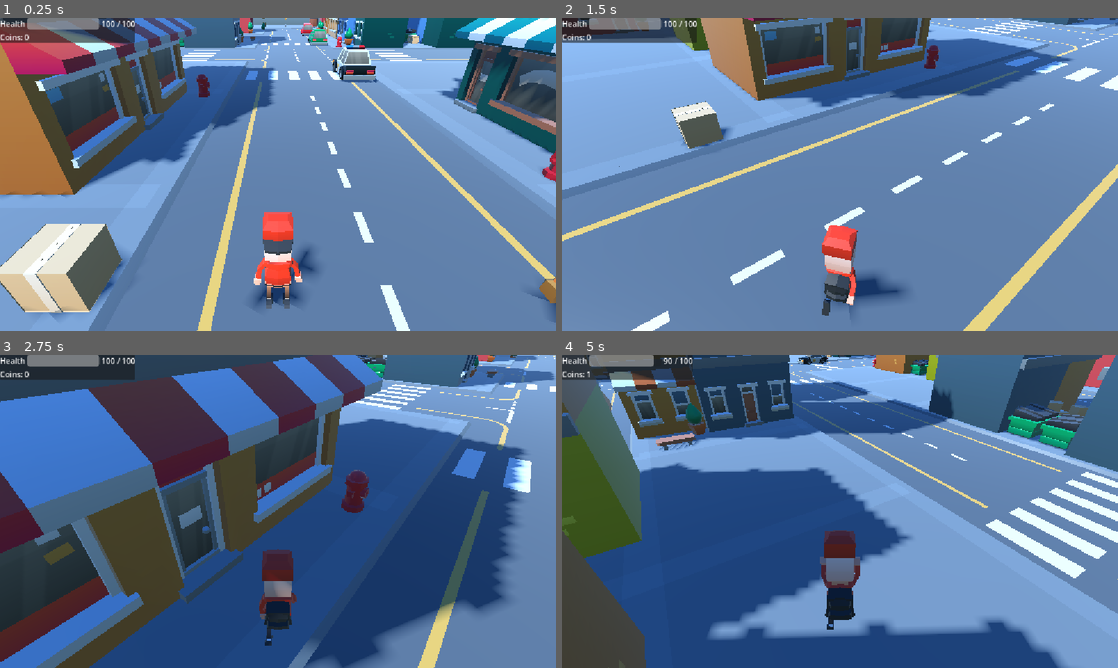
Above: before the commit, frames 1-4 (two rows, left to right).
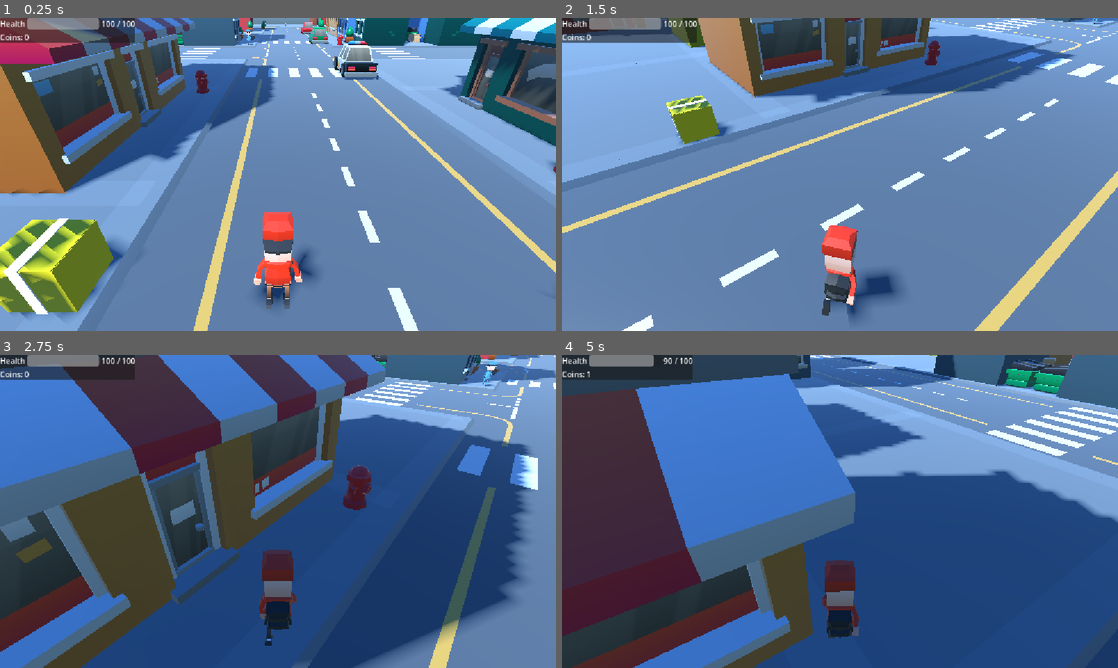
Above: after the commit, the same moments.

Repository: taallamxyz/Game
Game: Godot game, scene res://Scenes/Demo.tscn
The game is run twice, just before and just after one commit, with the same random seed, the same clock (stepped at 60 frames per second) and the same inputs.
Inputs (mouse positions are in pixels of both pictures, inside the frame that each line leads up to):
- Up to frame 1 (0.25 s): no input
- Up to frame 2 (1.5 s): tap Enter at 0.5 s; move the mouse to (962, 158) at 0.52 s; hold D (move_right) 0.53-1.28 s; hold E (interact) 0.53-1.28 s; click (962, 158) at 0.67 s; tap Space (jump) at 0.77 s; move the mouse to (812, 174) at 1.27 s; hold W (move_forward) from 1.28 s (still down); tap E (interact) at 1.35 s
- Up to frame 3 (2.75 s): keep holding W (move_forward); tap Space (jump) at 1.52 s; move the mouse to (289, 505) at 2.02 s; hold Shift (run) from 2.03 s (still down); tap E (interact) at 2.3 s
- Up to frame 4 (5 s): keep holding W (move_forward); move the mouse to (834, 517) at 2.77 s; release Shift (run) at 2.78 s; tap C (test_coin) at 2.85 s; tap Space (jump) at 3.02, 3.77, 4.52 s; tap E (interact) at 3.05, 3.8, 4.35 s; move the mouse to (878, 514) at 3.52 s; hold H (test_damage) 3.53-4.28 s; move the mouse to (795, 508) at 4.27 s

The runs differ from the first frame. In frame 1, 25% of the frame differs, in the area x 0-100%, y 0-100%; in frame 2, 13%; in frame 3, 27%; in frame 4, 86%.
Error before the commit: Cannot call method 'rotate_y' on a null value. (res://Scripts/coin.gd:9)

Commit message:
policeman

Diff:
--- a/GodotProject/game/Scenes/Coin.tscn
+++ b/GodotProject/game/Scenes/Coin.tscn
@@ -1,7 +1,7 @@
 [gd_scene format=3]
 
 [ext_resource type="Script" path="res://Scripts/coin.gd" id="1_script"]
-[ext_resource type="PackedScene" uid="uid://qr803w5f8ck0" path="res://Models/Coin.blend" id="2_model"]
+[ext_resource type="PackedScene" path="res://Models/Coin.gltf" id="2_model"]
 
 [sub_resource type="SphereShape3D" id="SphereShape3D_coin"]
 radius = 0.14
--- a/GodotProject/game/Scenes/Demo.tscn
+++ b/GodotProject/game/Scenes/Demo.tscn
@@ -5,6 +5,7 @@
 [ext_resource type="PackedScene" uid="uid://dkmmp4akndagp" path="res://Scenes/TreasureBox.tscn" id="3_treasure"]
 [ext_resource type="PackedScene" path="res://Scenes/HUD.tscn" id="4_hud"]
 [ext_resource type="PackedScene" path="res://Scenes/Coin.tscn" id="5_coin"]
+[ext_resource type="PackedScene" uid="uid://budl2to76o480" path="res://Scenes/Policeman.tscn" id="6_policeman"]
 
 [sub_resource type="ProceduralSkyMaterial" id="ProceduralSkyMaterial_sky"]
 sky_top_color = Color(0.25, 0.5, 0.9, 1)
@@ -25,7 +26,7 @@
 [node name="Node3D" type="Node3D" unique_id=1204233141]
 
 [node name="World" parent="." unique_id=106018233 instance=ExtResource("1_0jree")]
-transform = Transform3D(1, 0, 0, 0, 1, 0, 0, 0, 1, -0.0023994446, -0.035277396, -0.014318466)
+transform = Transform3D(1, 0, 0, 0, 0.99999994, 0, 0, 0, 0.99999994, 0, 0, 0)
 
 [node name="WorldEnvironment" type="WorldEnvironment" parent="." unique_id=1321750440]
 environment = SubResource("Environment_sky")
@@ -37,15 +38,18 @@
 shadow_enabled = true
 
 [node name="Player" parent="." unique_id=18695575 instance=ExtResource("2_player")]
-transform = Transform3D(0.18, 0, 0, 0, 0.18, 0, 0, 0, 0.18, 9.620497, 0.05519271, 5.531396)
+transform = Transform3D(0.17, 0, 0, 0, 0.17, 0, 0, 0, 0.17, 9.620497, 0.05519271, 5.531396)
 WALK_SPEED = 1.0
 RUN_SPEED = 2.0
 JUMP_SPEED = 3.0
 
 [node name="TreasureBox" parent="." unique_id=485449976 instance=ExtResource("3_treasure")]
-transform = Transform3D(1, 0, 0, 0, 1, 0, 0, 0, 1, 8.938867, 0.06681737, 5.5)
+transform = Transform3D(1, 0, 0, 0, 1, 0, 0, 0, 1, 8.938867, 0.10230115, 5.5)
 
 [node name="HUD" parent="." unique_id=994765100 instance=ExtResource("4_hud")]
 
 [node name="Coin" parent="." unique_id=39741769 instance=ExtResource("5_coin")]
 transform = Transform3D(1, 0, 0, 0, 1, 0, 0, 0, 1, 12.028094, 0.25736976, 4.85686)
+
+[node name="Policeman" parent="." unique_id=1198129235 instance=ExtResource("6_policeman")]
+transform = Transform3D(0.2, 0, 0, 0, 0.2, 0, 0, 0, 0.2, 8.921674, 0.1, -1.1908708)
--- a/GodotProject/game/Scenes/HUD.tscn
+++ b/GodotProject/game/Scenes/HUD.tscn
@@ -32,7 +32,7 @@
 corner_radius_bottom_right = 5
 corner_radius_bottom_left = 5
 
-[node name="HUD" type="CanvasLayer"]
+[node name="HUD" type="CanvasLayer" groups=["hud"]]
 script = ExtResource("1_script")
 
 [node name="MarginContainer" type="MarginContainer" parent="."]
@@ -59,3 +59,31 @@
 
 [node name="CoinsLabel" type="Label" parent="MarginContainer/PanelContainer/MarginContainer/VBoxContainer"]
 text = "Coins: 0"
+
+[node name="DialoguePanel" type="PanelContainer" parent="."]
+visible = false
+anchors_preset = 10
+anchor_left = 0.15
+anchor_top = 0.72
+anchor_right = 0.85
+anchor_bottom = 0.92
+grow_horizontal = 2
+grow_vertical = 0
+mouse_filter = 2
+
+[node name="MarginContainer" type="MarginContainer" parent="DialoguePanel"]
+theme_override_constants/margin_left = 16
+theme_override_constants/margin_top = 12
+theme_override_constants/margin_right = 16
+theme_override_constants/margin_bottom = 12
+
+[node name="VBoxContainer" type="VBoxContainer" parent="DialoguePanel/MarginContainer"]
+theme_override_constants/separation = 8
+
+[node name="DialogueText" type="Label" parent="DialoguePanel/MarginContainer/VBoxContainer"]
+text = "Dialogue"
+autowrap_mode = 2
+
+[node name="DialogueHint" type="Label" parent="DialoguePanel/MarginContainer/VBoxContainer"]
+text = "Press E to continue"
+horizontal_alignment = 2
--- a/GodotProject/game/Scenes/Player.tscn
+++ b/GodotProject/game/Scenes/Player.tscn
@@ -1,7 +1,7 @@
 [gd_scene format=3 uid="uid://cxwsbrkx8u4lb"]
 
 [ext_resource type="Script" uid="uid://cdwietv85et" path="res://Scripts/player.gd" id="1_script"]
-[ext_resource type="PackedScene" uid="uid://ivmfibex8hx3" path="res://Models/Hero1.glb" id="2_hero"]
+[ext_resource type="PackedScene" path="res://Models/Hero1.gltf" id="2_hero"]
 
 [sub_resource type="CapsuleShape3D" id="CapsuleShape3D_player"]
 height = 1.7909371
--- /dev/null
+++ b/GodotProject/game/Scenes/Policeman.tscn
@@ -0,0 +1,35 @@
+[gd_scene format=3 uid="uid://budl2to76o480"]
+
+[ext_resource type="Script" uid="uid://csalb4ry0ah01" path="res://Scripts/policeman.gd" id="1_script"]
+[ext_resource type="PackedScene" uid="uid://c43afpo2vytas" path="res://Models/Policeman.gltf" id="2_model"]
+
+[sub_resource type="CapsuleShape3D" id="CapsuleShape3D_body"]
+radius = 0.28
+height = 1.55
+
+[sub_resource type="BoxShape3D" id="BoxShape3D_interaction"]
+size = Vector3(1.5, 1.5, 1.5)
+
+[node name="Policeman" type="Area3D" unique_id=1984222400 groups=["interactable"]]
+collision_layer = 0
+monitorable = false
+script = ExtResource("1_script")
+
+[node name="Model" parent="." unique_id=908522271 instance=ExtResource("2_model")]
+
+[node name="Body" type="StaticBody3D" parent="." unique_id=1635261035]
+
+[node name="CollisionShape3D" type="CollisionShape3D" parent="Body" unique_id=1992568295]
+transform = Transform3D(1, 0, 0, 0, 1, 0, 0, 0, 1, 0, 0.78, 0)
+shape = SubResource("CapsuleShape3D_body")
+
+[node name="InteractionShape" type="CollisionShape3D" parent="." unique_id=1223639624]
+transform = Transform3D(1, 0, 0, 0, 1, 0, 0, 0, 1, 0, 0.84822786, 0)
+shape = SubResource("BoxShape3D_interaction")
+
+[node name="InteractionIndicator" type="Label3D" parent="." unique_id=1343243347]
+transform = Transform3D(1, 0, 0, 0, 1, 0, 0, 0, 1, 0, 1.8627758, 0)
+billboard = 1
+text = "E"
+font_size = 64
+outline_size = 8
--- a/GodotProject/game/Scenes/TreasureBox.tscn
+++ b/GodotProject/game/Scenes/TreasureBox.tscn
@@ -1,7 +1,7 @@
 [gd_scene format=3 uid="uid://dkmmp4akndagp"]
 
 [ext_resource type="Script" uid="uid://ccu44mvoedbg2" path="res://Scripts/treasure_box.gd" id="1_script"]
-[ext_resource type="PackedScene" uid="uid://cy8pua17otcmo" path="res://Models/Treasure-box.glb" id="2_model"]
+[ext_resource type="PackedScene" path="res://Models/Treasure-box.gltf" id="2_model"]
 
 [sub_resource type="BoxShape3D" id="BoxShape3D_body"]
 size = Vector3(0.22, 0.2, 0.18)
--- a/GodotProject/game/Scripts/hud.gd
+++ b/GodotProject/game/Scripts/hud.gd
@@ -3,6 +3,11 @@
 @onready var health_bar: ProgressBar = $MarginContainer/PanelContainer/MarginContainer/VBoxContainer/HealthRow/HealthBar
 @onready var health_value: Label = $MarginContainer/PanelContainer/MarginContainer/VBoxContainer/HealthRow/HealthValue
 @onready var coins_label: Label = $MarginContainer/PanelContainer/MarginContainer/VBoxContainer/CoinsLabel
+@onready var dialogue_panel: PanelContainer = $DialoguePanel
+@onready var dialogue_text: Label = $DialoguePanel/MarginContainer/VBoxContainer/DialogueText
+
+var dialogue_lines: PackedStringArray
+var dialogue_index := -1
 
 func _ready() -> void:
 	var player := get_tree().get_first_node_in_group("player")
@@ -19,3 +24,24 @@
 
 func _on_coins_changed(amount: int) -> void:
 	coins_label.text = "Coins: %d" % amount
+
+func start_dialogue(lines: PackedStringArray) -> void:
+	if dialogue_index >= 0:
+		advance_dialogue()
+		return
+
+	dialogue_lines = lines
+	dialogue_index = 0
+	dialogue_panel.visible = true
+	_update_dialogue_text()
+
+func advance_dialogue() -> void:
+	dialogue_index += 1
+	if dialogue_index >= dialogue_lines.size():
+		dialogue_index = -1
+		dialogue_panel.visible = false
+		return
+	_update_dialogue_text()
+
+func _update_dialogue_text() -> void:
+	dialogue_text.text = dialogue_lines[dialogue_index]
--- /dev/null
+++ b/GodotProject/game/Scripts/policeman.gd
@@ -0,0 +1,32 @@
+extends Area3D
+
+@export_multiline var dialogue_text := "Officer: Stay safe while exploring the city.\nOfficer: Always look both ways before crossing the street."
+
+var player_in_range := false
+@onready var interaction_indicator: Label3D = $InteractionIndicator
+@onready var animation_player: AnimationPlayer = find_child("AnimationPlayer", true, false) as AnimationPlayer
+
+func _ready() -> void:
+	body_entered.connect(_on_body_entered)
+	body_exited.connect(_on_body_exited)
+	interaction_indicator.visible = false
+	if animation_player and animation_player.has_animation("Idle"):
+		animation_player.get_animation("Idle").loop_mode = Animation.LOOP_LINEAR
+		animation_player.play("Idle")
+
+func _unhandled_input(event: InputEvent) -> void:
+	if player_in_range and event.is_action_pressed("interact"):
+		var hud = get_tree().get_first_node_in_group("hud")
+		if hud and hud.has_method("start_dialogue"):
+			hud.start_dialogue(dialogue_text.split("\n"))
+			get_viewport().set_input_as_handled()
+
+func _on_body_entered(body: Node3D) -> void:
+	if body.is_in_group("player"):
+		player_in_range = true
+		interaction_indicator.visible = true
+
+func _on_body_exited(body: Node3D) -> void:
+	if body.is_in_group("player"):
+		player_in_range = false
+		interaction_indicator.visible = false
Binary file added: GodotProject/game/Models/Coin.bin
Not shown, added: GodotProject/game/Models/Coin.gltf
Not shown, changed: GodotProject/game/Models/Coin.gltf.import
Binary file added: GodotProject/game/Models/Hero1.bin
Binary file removed: GodotProject/game/Models/Hero1.glb
Not shown, added: GodotProject/game/Models/Hero1.gltf
Not shown, added: GodotProject/game/Models/Hero1.gltf.import
Binary file added: GodotProject/game/Models/Policeman.bin
Not shown, added: GodotProject/game/Models/Policeman.gltf
Not shown, changed: GodotProject/game/Models/Policeman.gltf.import
Binary file added: GodotProject/game/Models/Treasure-box.bin
Binary file removed: GodotProject/game/Models/Treasure-box.glb
(and 18 more such lines)
